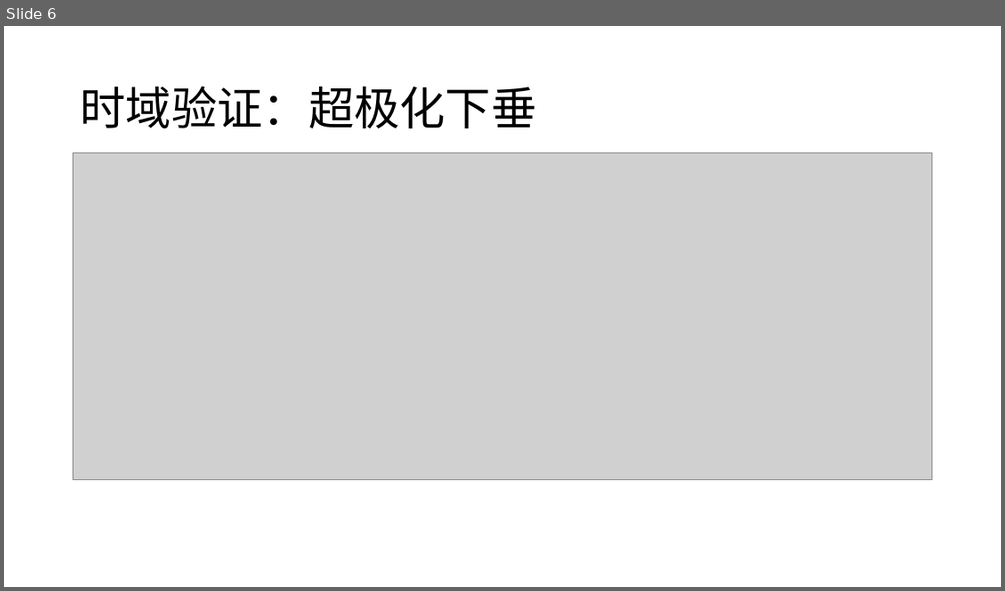
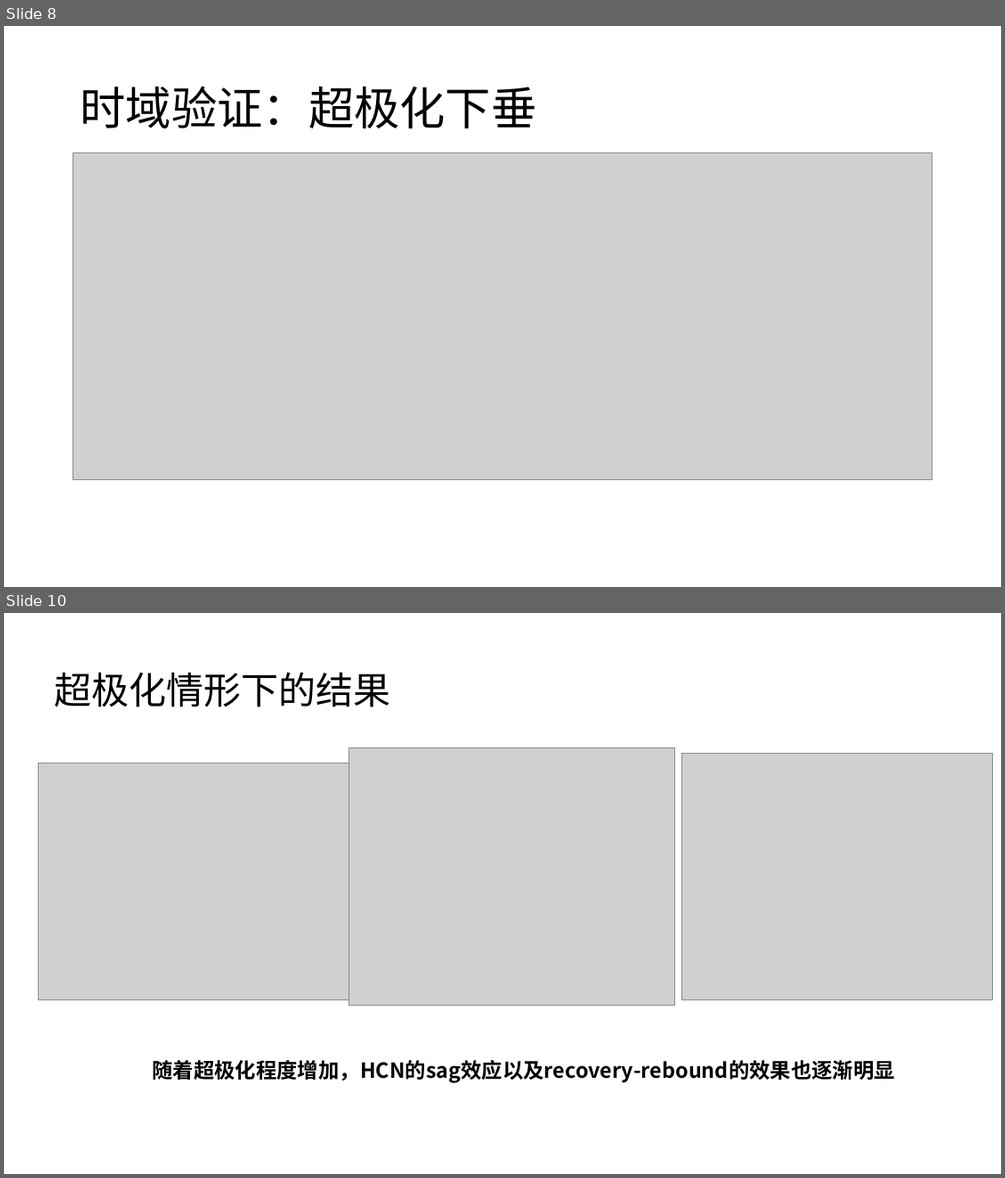
Before and after one commit to Lyghrock/Bio_Intelligence_2026, a slide deck: Projects/Presentation/pre.pptx. Shown one above the other, each under a label of ours: slide 6 before the commit, slides 8 and 10 after it; the slides between them are not shown. The pictures are 1005x591 and 1005x1178 pixels, drawn with LibreOffice and Linux fonts; fonts in the diff are those of the drawing; grey boxes stand for pictures. Boxes give left, top, right and bottom in pixels: in the first picture for what was removed or moved away, otherwise in the second. Text is boxed around its words. In the diff, an @@ line names an element or a change of style, - is before the commit and + after.

```diff
--- a/Projects/Presentation/pre.pptx
+++ b/Projects/Presentation/pre.pptx
@@ slide 10 added at bbox=[4, 613, 1001, 1174], background #FFFFFF @@
@@ title added at bbox=[54, 672, 390, 707], 36 pt, text #000000 @@
+超极化情形下的结果
@@ picture added at bbox=[39, 763, 349, 999] @@
@@ picture added at bbox=[349, 747, 675, 1005] @@
@@ picture added at bbox=[682, 754, 993, 1000] @@
@@ text added at bbox=[152, 1060, 895, 1083], 20 pt, text #000000, bold @@
+随着超极化程度增加，HCN的sag效应以及recovery-rebound的效果也逐渐明显
@@ what was slide 6 is now slide 8 @@
```
Also in this commit, not shown: 8 slides changed, 2 other slides added, 1 other file.
